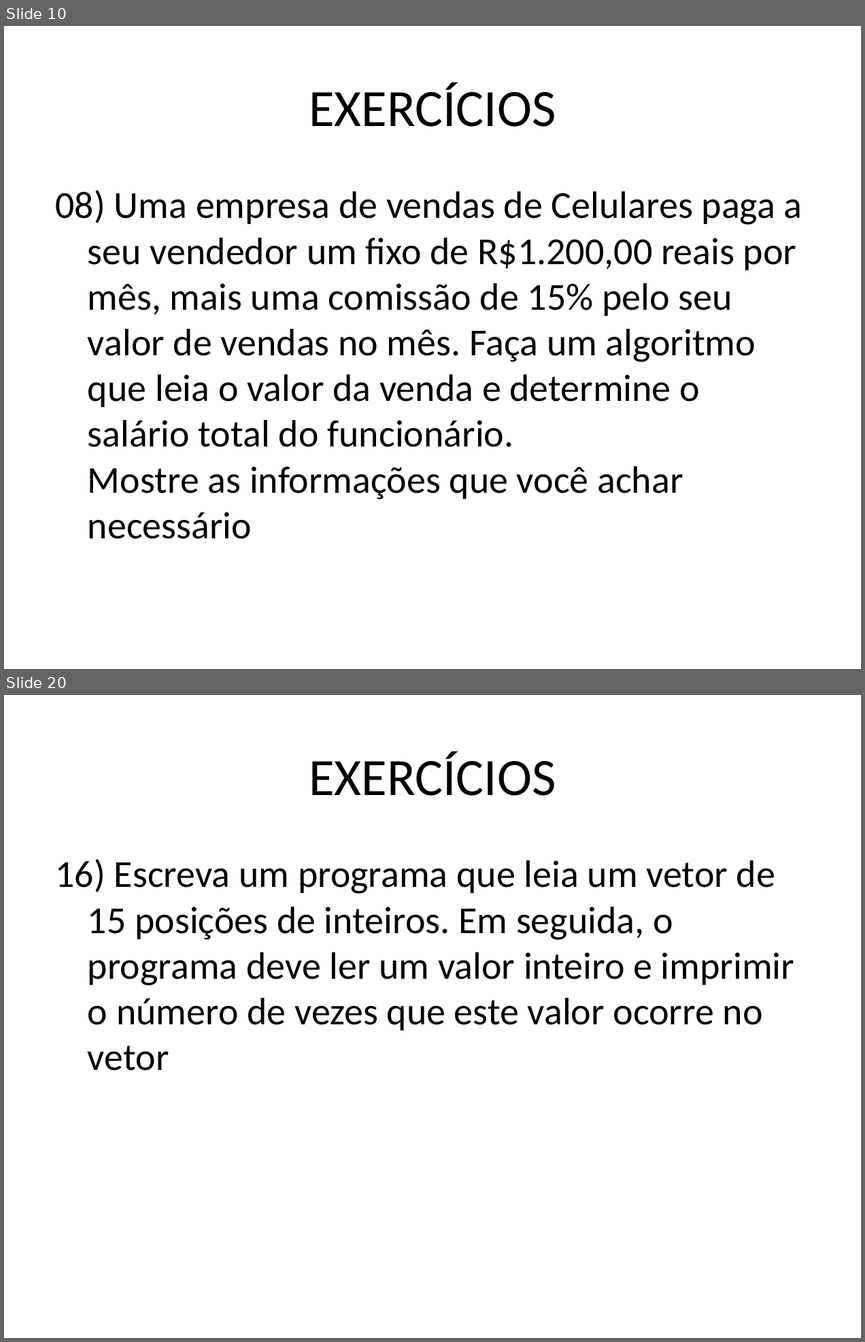
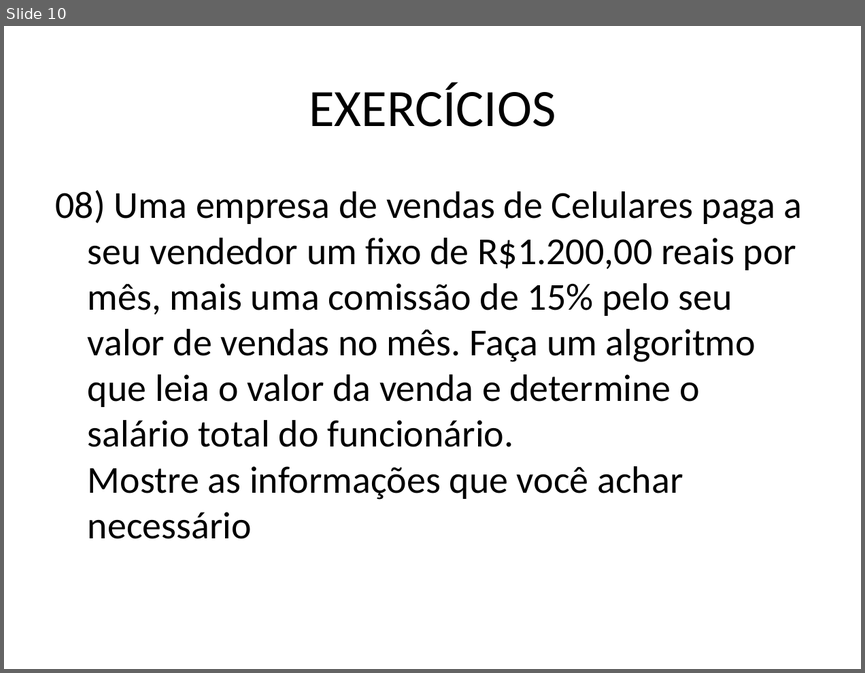
Before and after one commit to ViniciusRodrigues0078/AtividadesVisualG, a slide deck: EXERCÍCIOS_aula_10.pptx. Shown one above the other, each under a label of ours: slides 10 and 20 before the commit, slide 10 after it; the slides between them are not shown. The pictures are 865x1342 and 865x673 pixels, drawn with LibreOffice and Linux fonts; fonts in the diff are those of the drawing. Boxes give left, top, right and bottom in pixels: in the first picture for what was removed or moved away, otherwise in the second. Text is boxed around its words. In the diff, an @@ line names an element or a change of style, - is before the commit and + after.

```diff
--- a/EXERCÍCIOS_aula_10.pptx
+++ b/EXERCÍCIOS_aula_10.pptx
@@ slide 20 removed at bbox=[4, 695, 861, 1338], background #FFFFFF @@
@@ title removed at bbox=[309, 751, 555, 796] @@
-EXERCÍCIOS
@@ text removed at bbox=[56, 859, 794, 1070] @@
-16) Escreva um programa que leia um vetor de 15 posições de inteiros. Em seguida, o programa deve ler um valor inteiro e imprimir o número de vezes que este valor ocorre no vetor
```
Also in this commit, not shown: 9 slides changed, 7 other files.
